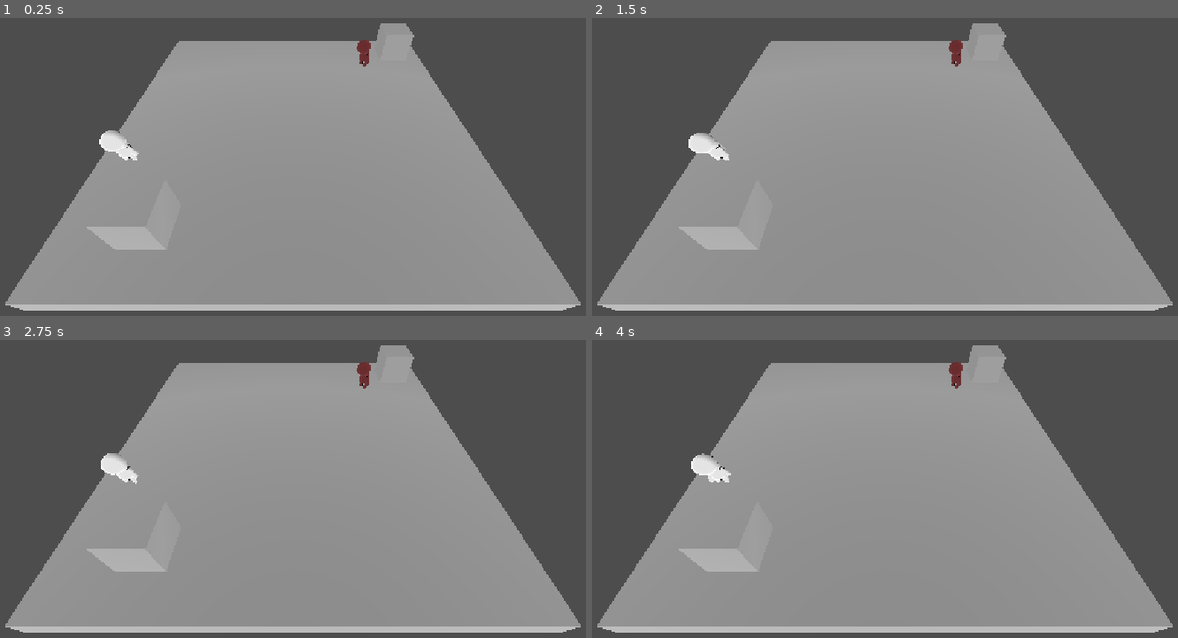
Above: before the commit, frames 1-4 (two rows, left to right).
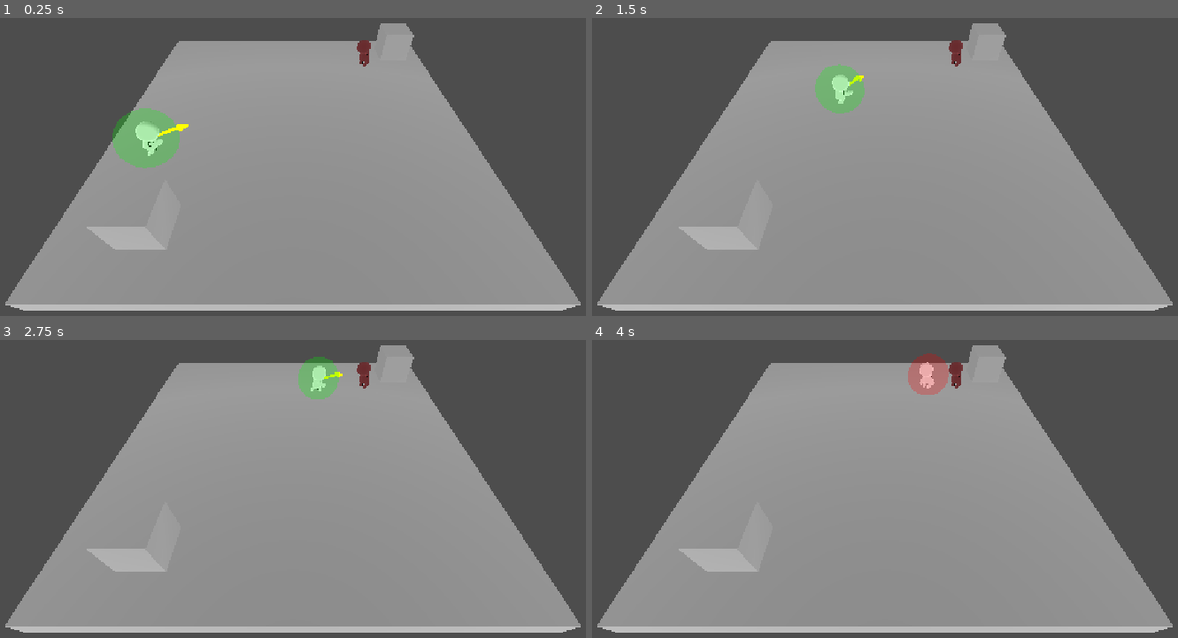
Above: after the commit, the same moments.

Repository: redd096/CrossCommunityGameJam2026
Game: Godot game, scene res://Scenes/TestCharacter.tscn
Two runs of this game, one before a commit and one after it. Both use one fixed random seed, a clock stepped at 60 frames per second and the inputs below.
Inputs (mouse positions are in pixels of both pictures, inside the frame that each line leads up to):
- Up to frame 1 (0.25 s): no input
- Up to frame 2 (1.5 s): tap Enter (ui_accept) at 0.5, 0.77 s; move the mouse to (1043, 122) at 0.52 s; hold Right (ui_right) 0.53-1.28 s; click (1043, 122) at 0.67 s; move the mouse to (744, 164) at 1.27 s; hold Down (ui_down) from 1.28 s (still down)
- Up to frame 3 (2.75 s): tap Enter (ui_accept) at 1.52 s; move the mouse to (363, 378) at 2.02 s; release Down (ui_down) at 2.03 s; hold Right (ui_right) from 2.03 s (still down)
- Up to frame 4 (4 s): move the mouse to (849, 545) at 2.77 s; release Right (ui_right) at 2.78 s; hold Up (ui_up) 2.78-3.53 s; click (849, 545) at 2.92 s; tap Enter (ui_accept) at 3.02, 3.77 s; move the mouse to (1095, 524) at 3.52 s; hold Left (ui_left) from 3.53 s (still down)

The runs differ from the first frame. In frame 1, 2.0% of the frame differs, in the area x 16-33%, y 30-51%; in frame 2, 1.5%; in frame 3, 1.2%; in frame 4, 1.2%.
Error before the commit: Parse Error: Invalid argument for "get_path_direction()" function: argument 2 should be "Vector3" but is "float". (res://Scripts/orphan_unit.gd:60)

Commit message:
fix after merge

Diff:
--- a/Scripts/orphan_unit.gd
+++ b/Scripts/orphan_unit.gd
@@ -57,7 +57,7 @@
 		velocity = Vector3.ZERO
 		state = CharacterState.IDLE
 	else :
-		var direction := MovementUtilities.get_path_direction(path, lookahead, global_position)
+		var direction := MovementUtilities.get_path_direction(path, global_position, lookahead)
 		if direction:
 			velocity.x = direction.x * speed
 			velocity.z = direction.z * speed
